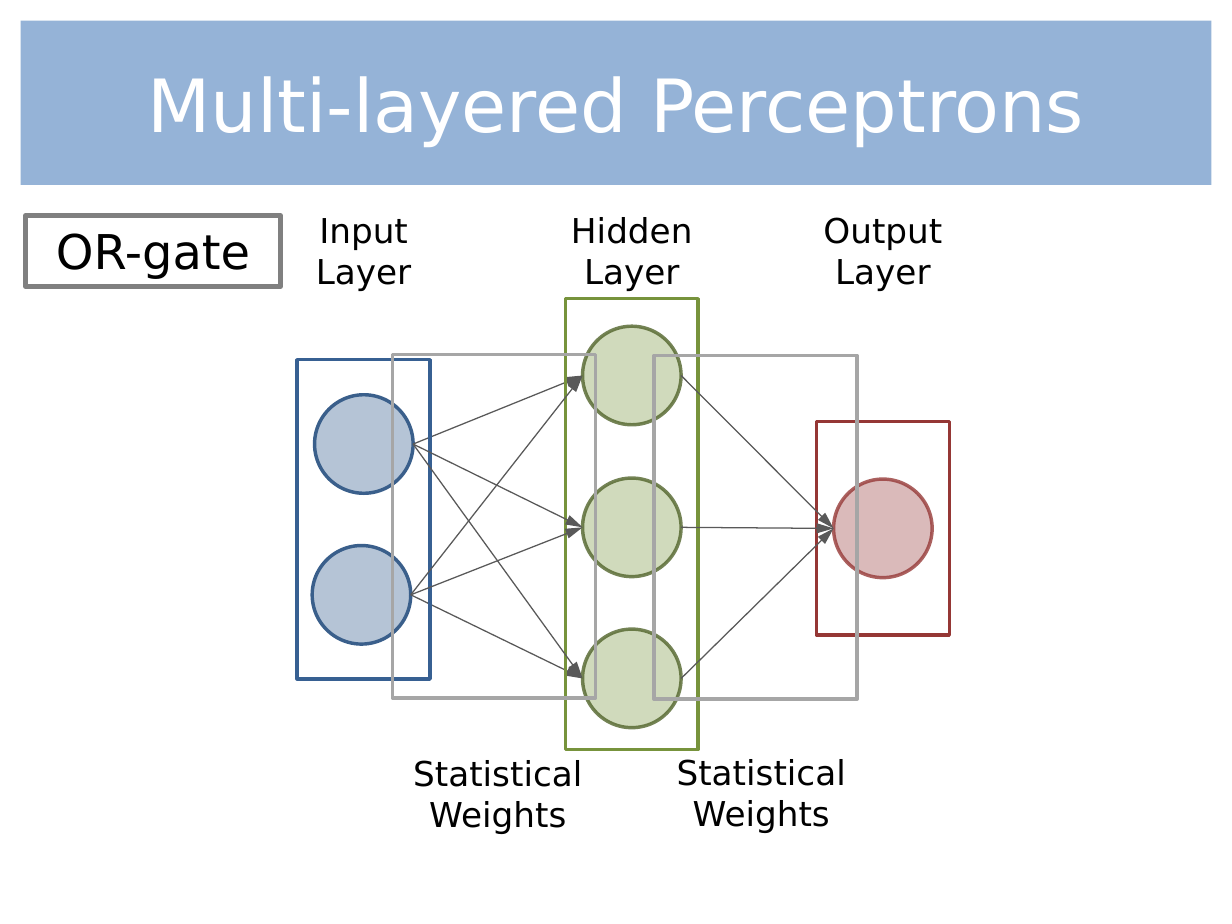
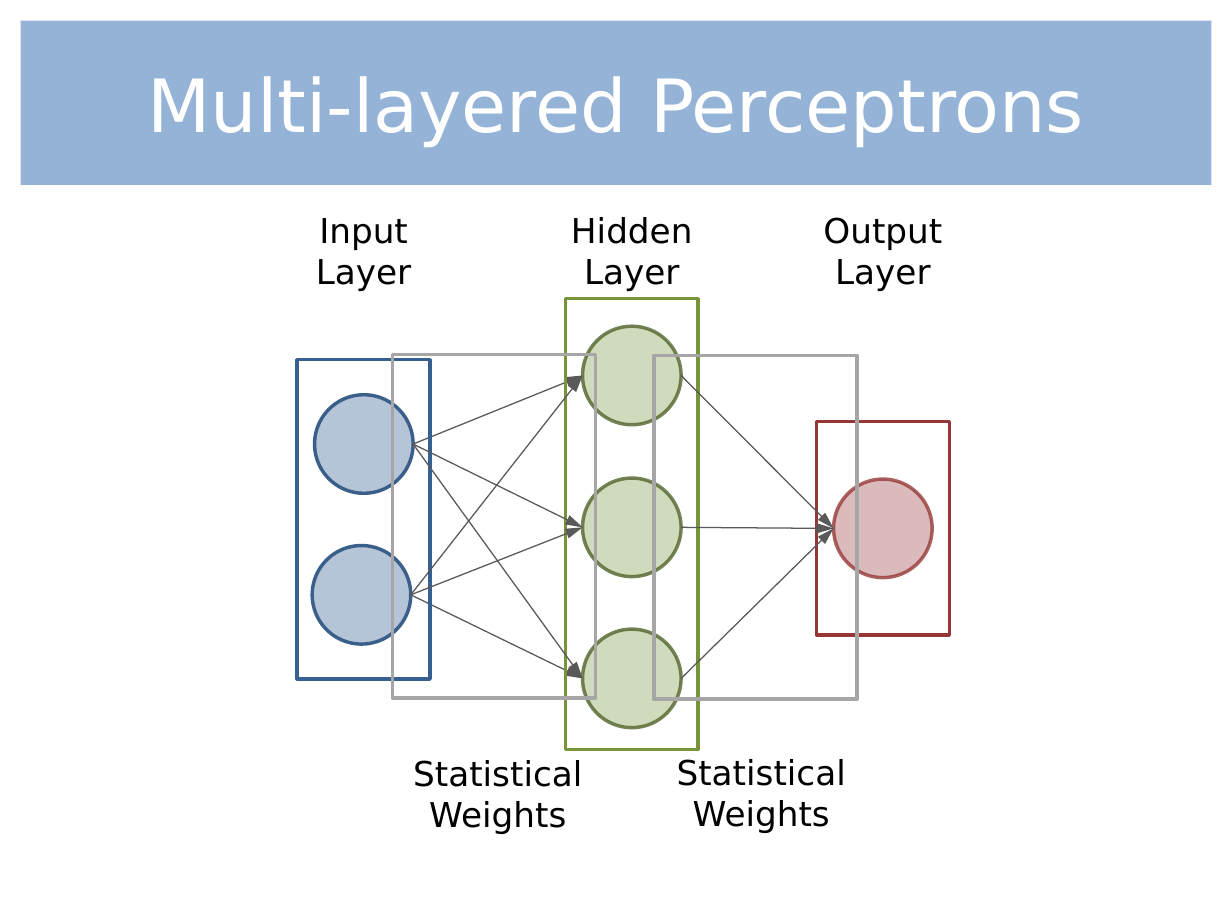
Before and after one commit to BU-PyCon/Meeting-7, a slide deck: slide 8 of AS712_Presentation.pptx. Drawn at 1232x924 pixels with LibreOffice and Linux fonts; fonts in the diff are those of the drawing. Boxes give left, top, right and bottom in pixels: in the first picture for what was removed or moved away, otherwise in the second. Text is boxed around its words. In the diff, an @@ line names an element or a change of style, - is before the commit and + after.

```diff
--- a/AS712_Presentation.pptx
+++ b/AS712_Presentation.pptx
@@ rectangle removed at (x1=26, y1=216, x2=281, y2=286) @@
-OR-gate
```
Also in this commit, not shown: 1 other slide changed.
